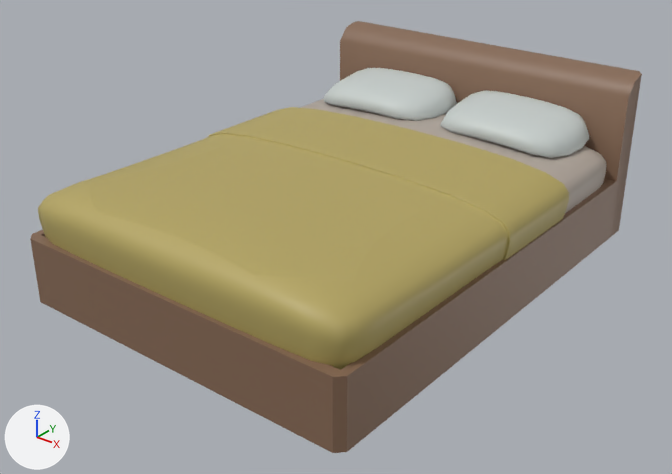
An edit to the Blender file Modelos/Blends/Cama.blend, drawn before and after from the same camera.
Rendered twice from a camera (50 mm lens) standing at (11.57, -14.65, 9.8) and looking at (0.04, -0.25, 0.87). The axes (+X, +Y, +Z) are drawn at lower left. The lights are the same throughout.
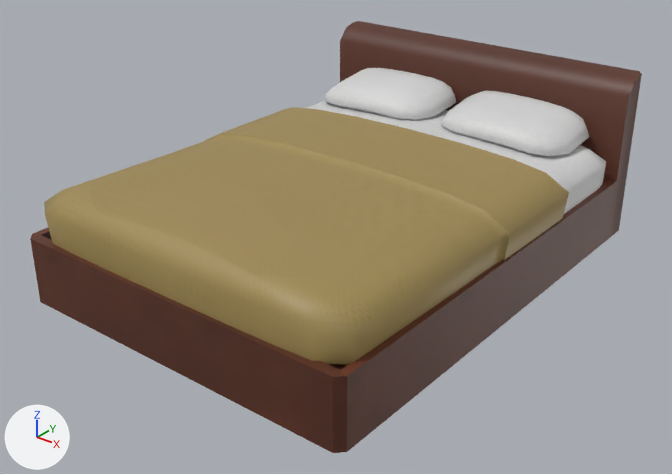
The change, as JSON lines over the scene's bpy script:
```json
{"op": "add", "block": "img_textura_cama", "code": ["img_textura_cama = load_image('Textura.Cama', '_unpacked/Cama.Textura.png', 1024, 1024, 'sRGB')"]}
{"op": "add", "block": "mat_texturepait_cama", "code": ["mat_texturepait_cama = principled_material('TexturePait.Cama')", "mat_texturepait_cama.texture = img_textura_cama"]}
{"block": "me_cube_002", "where": "# used by ob_cube; location = (0.0, 0.0, 0.0)"}
{"op": "remove", "block": "me_cube_002", "code": "me_cube_002.from_pydata(...)  # 40 vertices, 32 faces; spans x -4.11..4.11, y -5.21..6.03, z 0.02..3.96"}
{"op": "add", "block": "me_cube_002", "code": "me_cube_002.from_pydata(...)  # 496 vertices, 453 faces; spans x -4.14..4.14, y -5.21..6.03, z 0.02..3.96"}
{"block": "me_cube_002", "change": "me_cube_002 part 1: a new loose piece of 260 vertices spanning x -4.14..4.14, y -5.18..5.06, z 1.44..2.64, in mat_texturepait_cama (picture img_textura_cama)"}
{"block": "me_cube_002", "change": "me_cube_002 part 2: a new loose piece of 100 vertices spanning x -3.47..-0.13, y 3.12..5.09, z 2.36..3.12, in mat_texturepait_cama (picture img_textura_cama)"}
{"block": "me_cube_002", "change": "me_cube_002 part 3: a new loose piece of 100 vertices spanning x 0.11..3.45, y 3.12..5.09, z 2.36..3.12, in mat_texturepait_cama (picture img_textura_cama)"}
{"block": "me_cube_002", "change": "me_cube_002 part 4"}
{"block": "me_cube_002", "change": "4 vertices are removed from x -3.92..3.92, y -4.98..4.89, z 1.07"}
{"block": "me_cube_002", "change": "15 faces are deleted"}
{"block": "me_cube_002", "change": "22 new faces join them"}
{"block": "me_cube_002", "change": "me_cube_002 part 5: 17 faces spanning x -4.11..4.11, y -5.21..6.03, z 0.02..3.96 switch from mat_marrom_claro (brown #876954) to mat_texturepait_cama (picture img_textura_cama)"}
{"op": "remove", "block": "ob_colchao", "code": ["ob_colchao = bpy.data.objects.new('Colchao', me_cube_001)", "ob_colchao.location = (0.0, 0.0, 0.0)"]}
{"op": "remove", "block": "ob_cube_001", "code": ["ob_cube_001 = bpy.data.objects.new('Cube.001', me_cube_003)", "ob_cube_001.location = (0.0, 0.0, 0.0)"]}
```

Location of each change, (x1, y1, x2, y2) in pixels of the pictures (672 x 474 px; the box of a moved part takes in the faces that stretch with it):
```json
{"object": "Colchao", "change": "deleted", "before": [38, 99, 607, 370], "on screen": "yellow", "faces in mat_amarelo (yellow #b5a662)": [38, 107, 569, 370], "faces in mat_material (grey #b4a99f)": [300, 99, 607, 213]}
{"object": "Cube.001", "change": "deleted", "before": [324, 68, 589, 158]}
{"part": 1, "of": "me_cube_002", "change": "added", "after": [44, 101, 606, 364], "on screen": "yellow"}
{"part": 2, "of": "me_cube_002", "change": "added", "after": [324, 68, 456, 120]}
{"part": 3, "of": "me_cube_002", "change": "added", "after": [441, 91, 589, 156]}
{"part": 4, "of": "me_cube_002", "change": "moved or reshaped", "before": [30, 21, 642, 377], "after": [30, 21, 642, 377]}
{"part": 5, "of": "me_cube_002", "change": "recoloured", "before": [30, 27, 635, 453], "after": [30, 27, 635, 453]}
```
